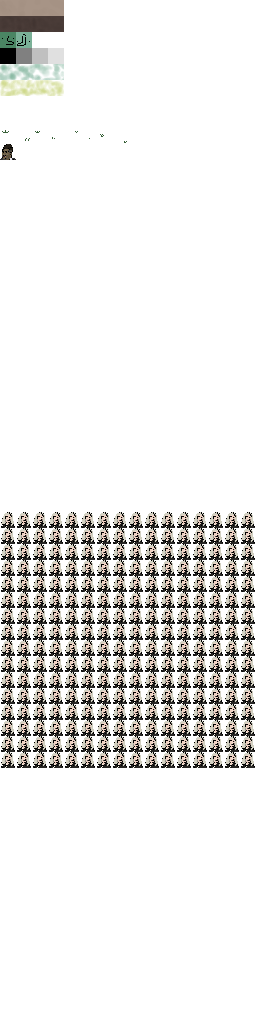
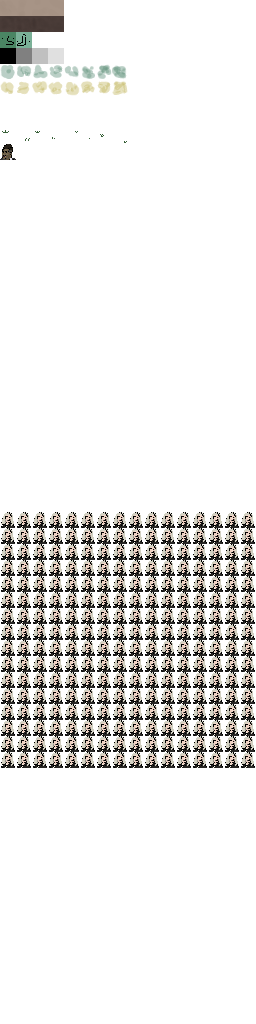
Before/after of a 256×1024 layered artwork. What changed in the layer stack:
painted on "background" over 0, 64, 128, 96
